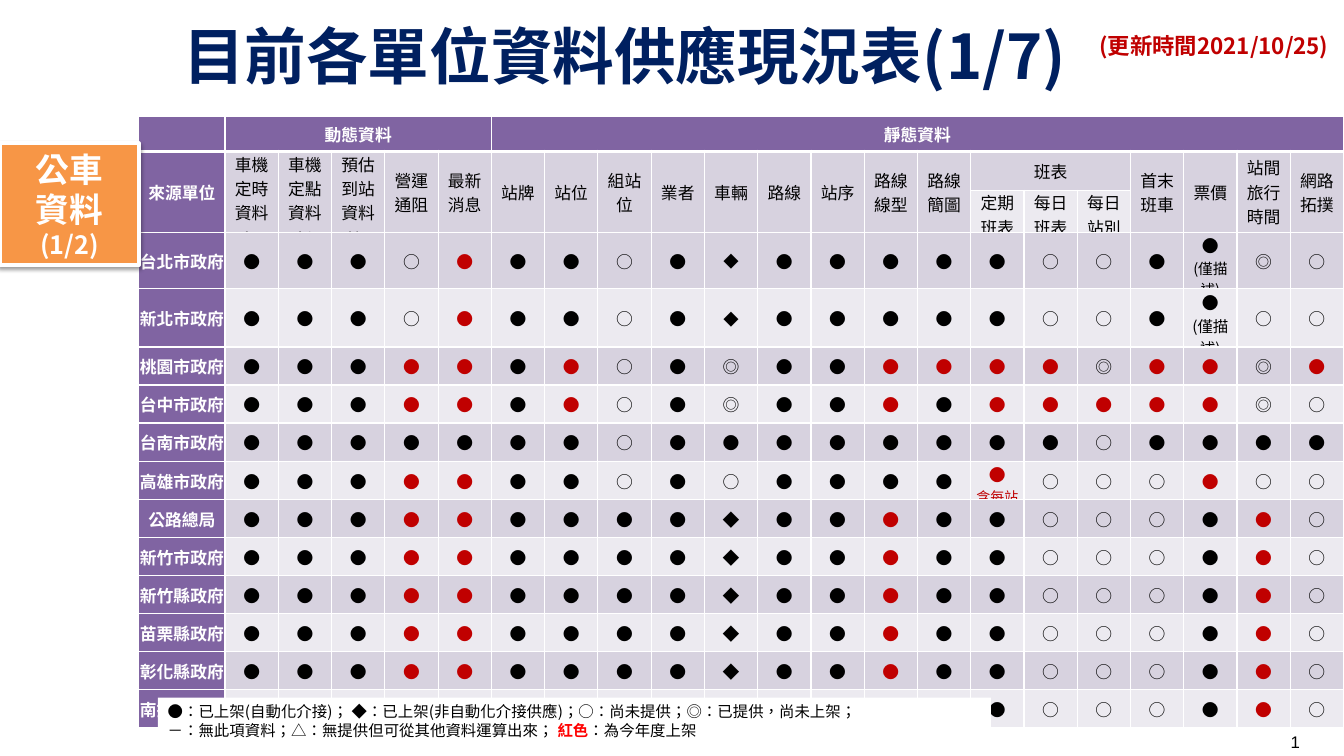
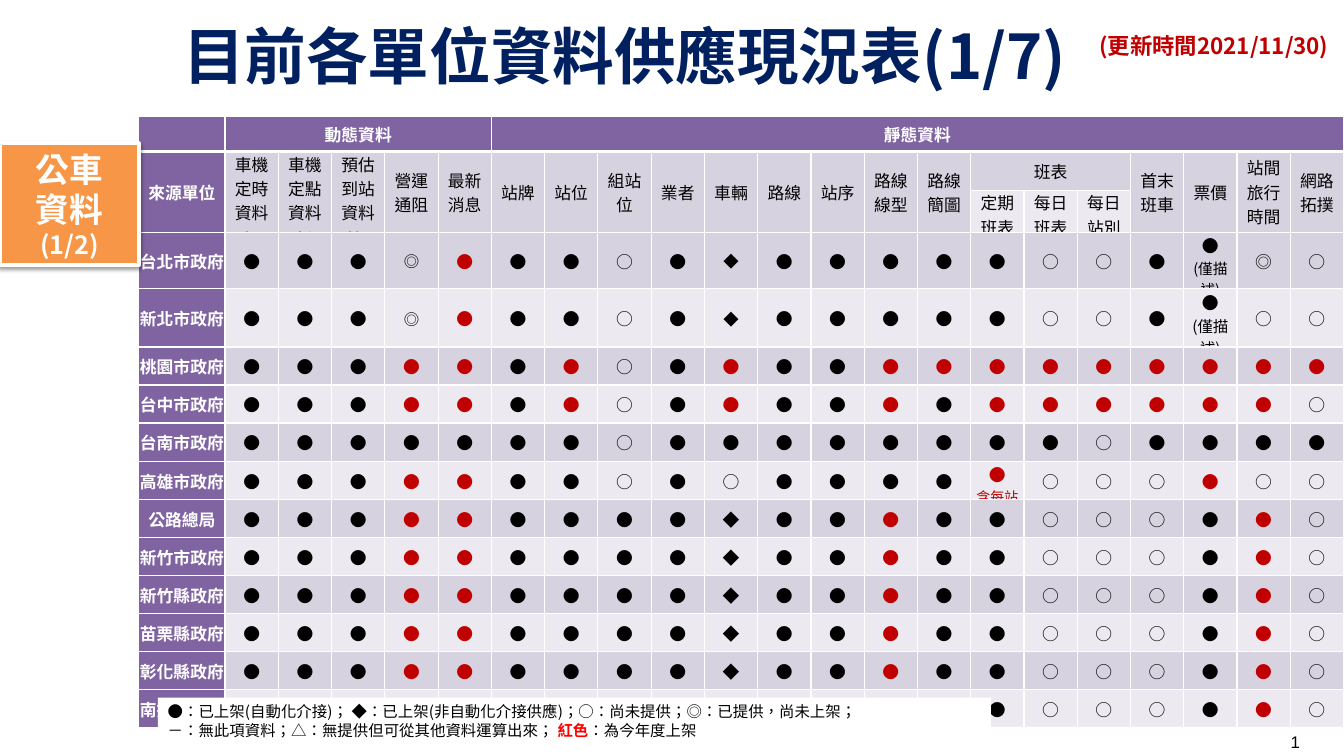
Before and after one commit to ptxmotc/data-provide-status, a slide deck: slide 1 of 各單位資料供應現況表.pptx. Drawn at 1344x756 pixels with LibreOffice and Linux fonts; fonts in the diff are those of the drawing; background and template pictures are left out. Boxes give left, top, right and bottom in pixels: in the first picture for what was removed or moved away, otherwise in the second. Text is boxed around its words. In the diff, an @@ line names an element or a change of style, - is before the commit and + after.

```diff
--- a/各單位資料供應現況表.pptx
+++ b/各單位資料供應現況表.pptx
@@ text at (1100,35,1329,59): text changed @@
-(更新時間2021/10/25)
+(更新時間2021/11/30)
@@ table at (139,117,1344,725) @@
-row 4, column 5: ○
+row 4, column 5: ◎
-row 5, column 5: ○
+row 5, column 5: ◎
-row 6: 桃園市政府 | ● | ● | ● | ● | ● | ● | ● | ○ | ● | ◎ | ● | ● | ● | ● | ● | ● | ◎ | ● | ● | ◎ | ●
+row 6: 桃園市政府 | ● | ● | ● | ● | ● | ● | ● | ○ | ● | ● | ● | ● | ● | ● | ● | ● | ● | ● | ● | ● | ●
-row 7, column 11: ◎
+row 7, column 11: ●
-row 7, column 21: ◎
+row 7, column 21: ●
```
Also in this commit, not shown: 8 other slides changed, 1 other file.
